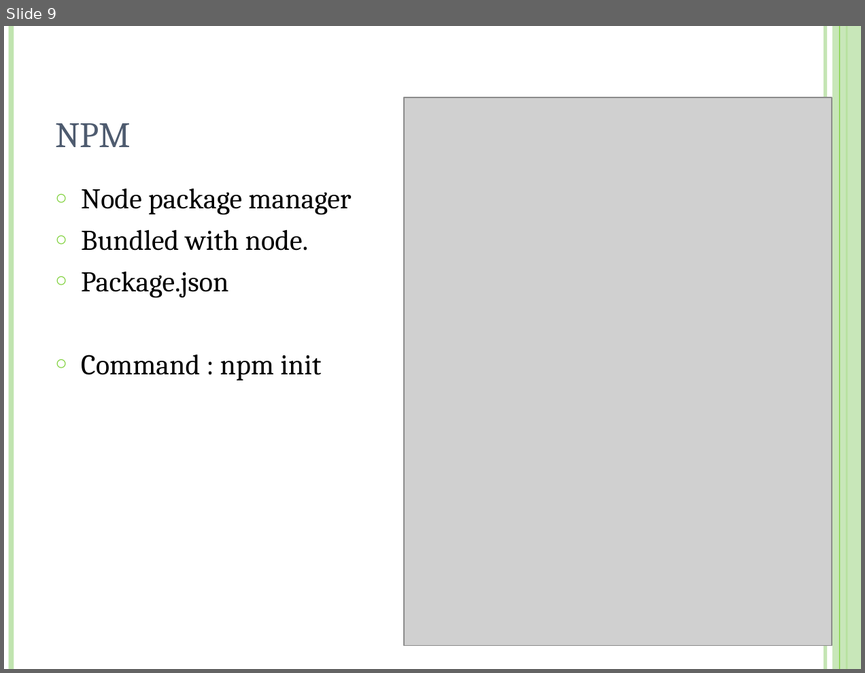
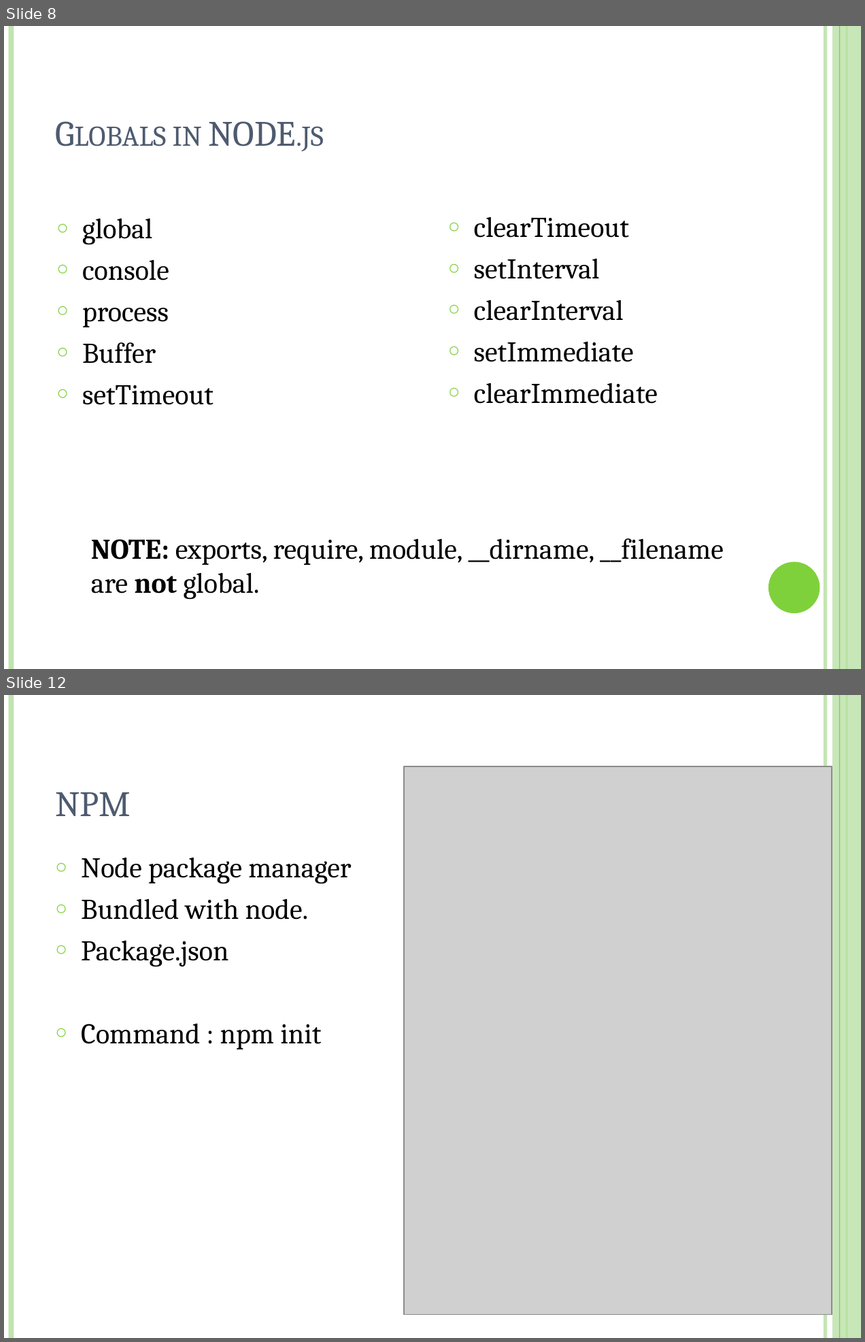
Before and after one commit to lakshmikanthadn/FresherTraining2018-NodeJS, a slide deck: Node js.pptx. Shown one above the other, each under a label of ours: slide 9 before the commit, slides 8 and 12 after it; the slides between them are not shown. The pictures are 865x673 and 865x1342 pixels, drawn with LibreOffice and Linux fonts; fonts in the diff are those of the drawing; grey boxes stand for pictures. Boxes give left, top, right and bottom in pixels: in the first picture for what was removed or moved away, otherwise in the second. Text is boxed around its words. In the diff, an @@ line names an element or a change of style, - is before the commit and + after.

```diff
--- a/Node js.pptx
+++ b/Node js.pptx
@@ slide 8 added at box(4, 26, 861, 669), background #FFFFFF; not listed: 5 template elements that a slide beside it also shows @@
@@ title added at box(173, 121, 323, 151), 30 pt, text #4E5B6F, small capitals @@
+Globals in NODE.js
@@ text added at box(82, 218, 213, 405), 24 pt, text #000000 @@
+○ global
+○ console
+○ process
+○ Buffer
+○ setTimeout
@@ text added at box(474, 217, 657, 403), 24 pt, text #000000 @@
+○ clearTimeout
+○ setInterval
+○ clearInterval
+○ setImmediate
+○ clearImmediate
@@ text added at box(91, 538, 723, 599), 24 pt, text #000000 @@
+NOTE: exports, require, module, __dirname, __filename are not global.
@@ ellipse added at box(768, 562, 820, 613), fill #7FD13B @@
@@ what was slide 9 is now slide 12 @@
```
Also in this commit, not shown: 4 slides changed, 7 other slides added, 5 slides removed, 3 other files.
